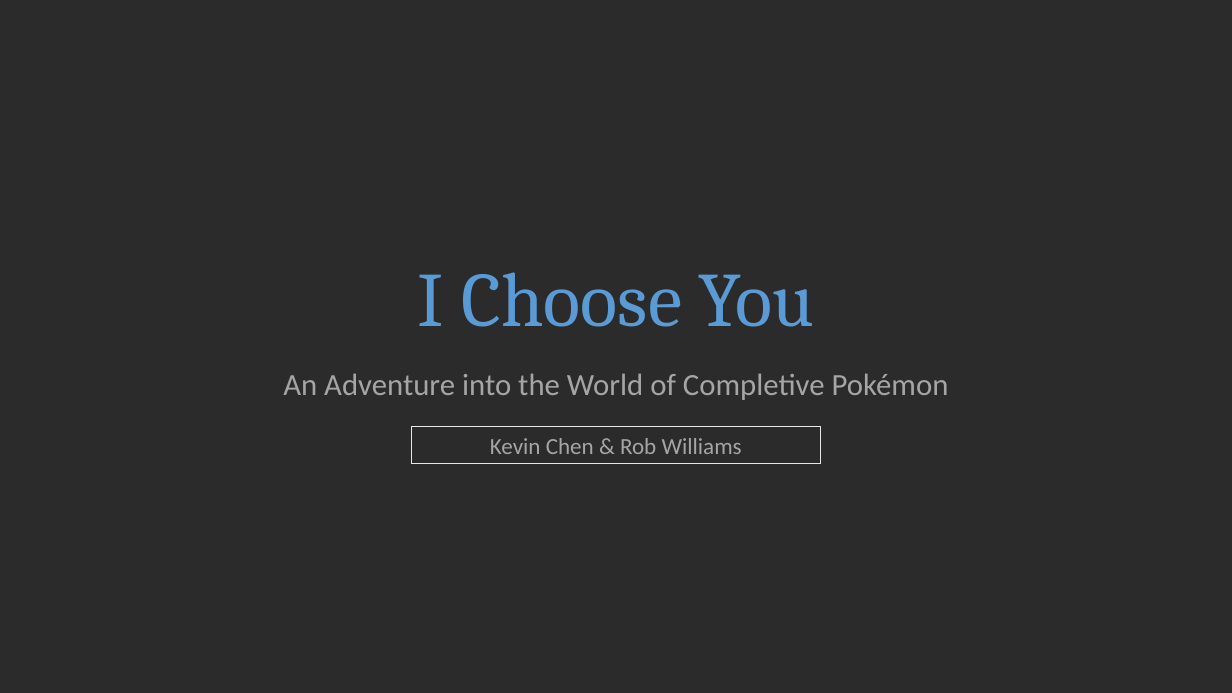
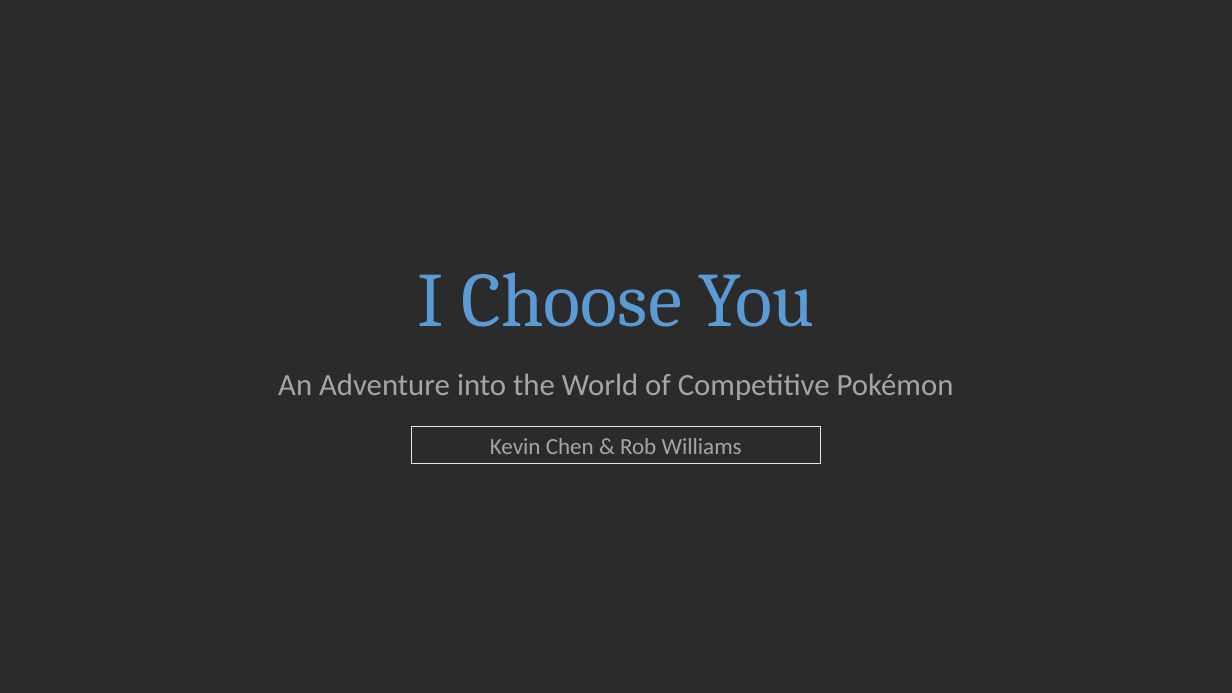
Before and after one commit to k-chen8888/pokemon_matchup, a slide deck: slide 1 of presentation/I Choose YouNoAnimation.pptx. Drawn at 1232x693 pixels with LibreOffice and Linux fonts; fonts in the diff are those of the drawing; background and template pictures are left out; a plain dark background stands for a picture behind light text. Boxes give left, top, right and bottom in pixels: in the first picture for what was removed or moved away, otherwise in the second. Text is boxed around its words. In the diff, an @@ line names an element or a change of style, - is before the commit and + after.

```diff
--- a/presentation/I Choose YouNoAnimation.pptx
+++ b/presentation/I Choose YouNoAnimation.pptx
@@ subtitle at [278,373,954,400]: text changed @@
-An Adventure into the World of Completive Pokémon
+An Adventure into the World of Competitive Pokémon
```
Also in this commit, not shown: 2 other slides changed, 2 other files.
